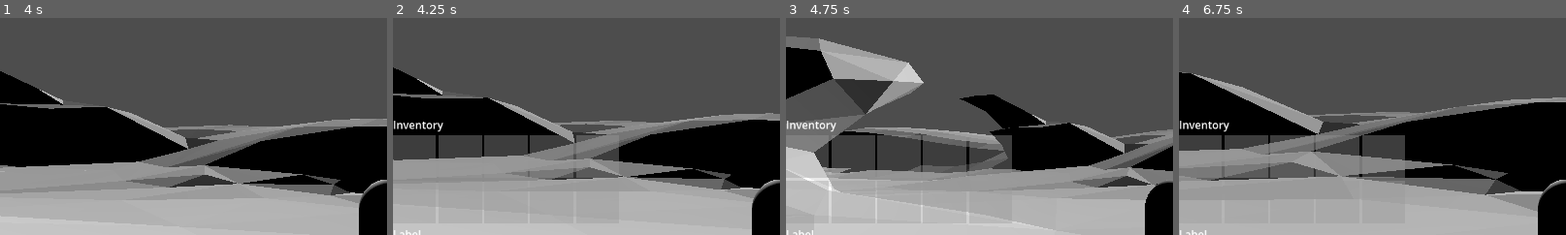
Above: before the commit, frames 1-4 (left to right).
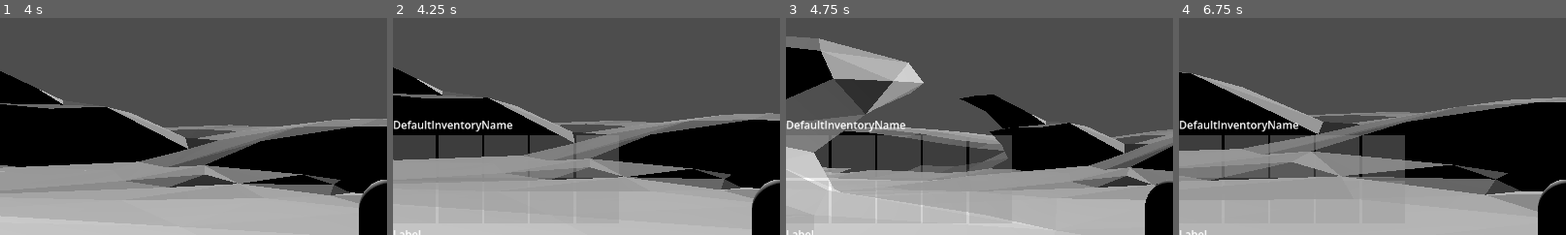
Above: after the commit, the same moments.

Repository: FyX0X/firkx-game-jam
Game: Godot game, scene res://main.tscn
Two runs of this game, one before a commit and one after it. Both use one fixed random seed, a clock stepped at 60 frames per second and the inputs below.
Inputs (mouse positions are % of the whole screen's width and height, from its top left):
- Up to frame 1 (4 s): tap Enter at 0.5 s; move the mouse to (55, 50) at 0.52 s; hold W (forward) from 0.53 s (still down); tap E (interact) at 0.6, 1.55, 2.1, 2.85 s; tap Space (jump) at 0.77, 0.8, 1.07, 1.35, 1.52, 1.82, 2.3, 3.02, 3.32, 3.6, 3.77 s; move the mouse to (45, 50) at 1.27 s; move the mouse to (52, 48) at 2.02 s; move the mouse to (49, 52) at 2.77 s; move the mouse to (57, 51) at 3.52 s
- Up to frame 2 (4.25 s): keep holding W (forward); tap Space (jump) at 4.07 s; tap Tab (inventory) at 4.15 s
- Up to frame 3 (4.75 s): keep holding W (forward); move the mouse to (42, 49) at 4.27 s; tap E (interact) at 4.35 s; tap Space (jump) at 4.52 s
- Up to frame 4 (6.75 s): tap Space (jump) at 4.82, 5.3, 5.85, 6.02, 6.32 s; move the mouse to (51, 50) at 5.02 s; tap E (interact) at 5.1, 6.05, 6.6 s; move the mouse to (46, 48) at 5.77 s; release W (forward) at 5.78 s; hold D (right) 5.78-6.53 s; move the mouse to (55, 50) at 6.52 s; hold W (forward) from 6.53 s (still down)
The pictures show only the part of the screen within x 0-50%, y 13-63%; the shares and areas given below are measured in that part.

Frame 1 is identical in both runs. In frame 2, 0.8% of the frame differs, in the area x 0-31%, y 47-53%; in frame 3, 0.7%; in frame 4, 0.8%.
Error after the commit: Invalid call. Nonexistent function 'is_open' in base 'Control (InventoryHUD)'. (res://main.gd:28)

Commit message:
added interaction still WIP

Diff:
--- a/Buildings/buildings.tscn
+++ b/Buildings/buildings.tscn
@@ -10,7 +10,7 @@
 [sub_resource type="StandardMaterial3D" id="StandardMaterial3D_mti6b"]
 albedo_color = Color(1, 0.23529412, 1, 1)
 
-[node name="Buildings" type="StaticBody3D" unique_id=243835565]
+[node name="Buildings" type="StaticBody3D" unique_id=243835565 groups=["interactable"]]
 script = ExtResource("1_ocqis")
 
 [node name="CollisionShape3D" type="CollisionShape3D" parent="." unique_id=63273900]
--- /dev/null
+++ b/HUD/hud.gd
@@ -0,0 +1,22 @@
+extends CanvasLayer
+
+@onready var popup_message: Label = $PopupMessage
+@onready var popup_timer: Timer = $PopupMessage/PopupTimer
+
+# Called when the node enters the scene tree for the first time.
+func _ready() -> void:
+	pass
+
+
+# Called every frame. 'delta' is the elapsed time since the previous frame.
+func _process(delta: float) -> void:
+	pass
+
+func show_popup_message(message: String, time: float = -1) -> void:
+	popup_message.text = message
+	if (time > 0):
+		popup_timer.start(time)
+
+
+func clear_popup_message() -> void:
+	popup_message.text = ""
--- a/HUD/hud.tscn
+++ b/HUD/hud.tscn
@@ -1,9 +1,11 @@
 [gd_scene format=3 uid="uid://dqbniuv054ai1"]
 
 [ext_resource type="PackedScene" uid="uid://s6v8ha85bmj1" path="res://UI/debug_panel.tscn" id="1_h61sl"]
+[ext_resource type="Script" uid="uid://cinlkav6p42d3" path="res://HUD/hud.gd" id="1_yu8mg"]
 [ext_resource type="PackedScene" uid="uid://c5x8h2rgp4iwv" path="res://UI/inventory_hud.tscn" id="2_mi5n8"]
 
 [node name="HUD" type="CanvasLayer" unique_id=1757733813]
+script = ExtResource("1_yu8mg")
 
 [node name="DebugPanel" parent="." unique_id=157777416 instance=ExtResource("1_h61sl")]
 anchors_preset = 1
@@ -12,3 +14,12 @@
 grow_horizontal = 0
 
 [node name="InventoryHUD" parent="." unique_id=1233354875 instance=ExtResource("2_mi5n8")]
+
+[node name="PopupMessage" type="Label" parent="." unique_id=793503565]
+offset_right = 40.0
+offset_bottom = 23.0
+
+[node name="PopupTimer" type="Timer" parent="PopupMessage" unique_id=1536493230]
+one_shot = true
+
+[connection signal="timeout" from="PopupMessage/PopupTimer" to="." method="clear_popup_message"]
--- a/Inventory/inventory.gd
+++ b/Inventory/inventory.gd
@@ -5,7 +5,8 @@
 signal item_removed(item_id: String, amount: int)
 signal inventory_changed
 
-@export var capacity: int = 20  # max number of distinct stacks
+@export var inventory_name: String = "DefaultInventoryName"
+@export var capacity: int = 10  # max number of distinct stacks
 
 # { "iron": 12, "coal": 5, ... }
 var _items: Dictionary = {}
--- a/Player/player.gd
+++ b/Player/player.gd
@@ -1,14 +1,35 @@
 class_name Player
 extends CharacterBody3D
 
+signal interacted(target: Node)
+signal interaction_target_changed(target: Node)  # null when nothing in sight
+var _current_target: Node = null
+
+@export var speed = 5.0
+@export var jump_velocity = 4.5
+@export var mouse_sensitivity: float = 0.003
+
 @onready var inventory: Inventory = $Inventory
+@onready var raycast: RayCast3D = $RayCast3D
 
-const SPEED = 5.0
-const JUMP_VELOCITY = 4.5
-@export var mouse_sensitivity: float = 0.003
 
 func _ready() -> void:
 	Input.mouse_mode = Input.MOUSE_MODE_CAPTURED
+
+func _process(_delta):
+	if raycast.is_colliding():
+		var interactable = raycast.get_collider()
+		if interactable != null and interactable.is_in_group("interactable"):
+			if interactable != _current_target:
+				_current_target = interactable
+				interaction_target_changed.emit(_current_target)
+			return
+
+	if _current_target != null:
+		_current_target = null
+		interaction_target_changed.emit(null)
+
+
 
 func _physics_process(delta: float) -> void:
 	# Add the gravity.
@@ -17,18 +38,18 @@
 
 	# Handle jump.
 	if Input.is_action_just_pressed("jump") and is_on_floor():
-		velocity.y = JUMP_VELOCITY
+		velocity.y = jump_velocity
 
 	# Get the input direction and handle the movement/deceleration.
 	# As good practice, you should replace UI actions with custom gameplay actions.
 	var input_dir := Input.get_vector("left", "right", "forward", "backward")
 	var direction := (transform.basis * Vector3(input_dir.x, 0, input_dir.y)).normalized()
 	if direction:
-		velocity.x = direction.x * SPEED
-		velocity.z = direction.z * SPEED
+		velocity.x = direction.x * speed
+		velocity.z = direction.z * speed
 	else:
-		velocity.x = move_toward(velocity.x, 0, SPEED)
-		velocity.z = move_toward(velocity.z, 0, SPEED)
+		velocity.x = move_toward(velocity.x, 0, speed)
+		velocity.z = move_toward(velocity.z, 0, speed)
 
 	move_and_slide()
 
--- a/Player/player.tscn
+++ b/Player/player.tscn
@@ -24,3 +24,5 @@
 [node name="Camera3D" type="Camera3D" parent="SpringArm3D" unique_id=2076138250]
 
 [node name="Inventory" parent="." unique_id=1803995424 instance=ExtResource("2_4ntmi")]
+
+[node name="RayCast3D" type="RayCast3D" parent="." unique_id=167313293]
--- a/UI/inventory_hud.gd
+++ b/UI/inventory_hud.gd
@@ -20,16 +20,15 @@
 	right_ui.slot_dropped.connect(_on_slot_dropped)
 	hide()
 
-func open_single(inv: Inventory, label: String = "Inventory") -> void:
-	left_ui.setup(inv, label)
+func open_single(inv: Inventory) -> void:
+	left_ui.setup(inv)
 	right_ui.hide()
 	left_ui.show()
 	show()
 
-func open_transfer(left_inv: Inventory, right_inv: Inventory,
-		left_label: String = "Player", right_label: String = "Chest") -> void:
-	left_ui.setup(left_inv, left_label)
-	right_ui.setup(right_inv, right_label)
+func open_transfer(left_inv: Inventory, right_inv: Inventory) -> void:
+	left_ui.setup(left_inv)
+	right_ui.setup(right_inv)
 	left_ui.show()
 	right_ui.show()
 	show()
--- a/UI/inventory_ui.gd
+++ b/UI/inventory_ui.gd
@@ -16,11 +16,11 @@
 		slot.slot_clicked.connect(_on_slot_clicked.bind(slot))
 	hide()
 
-func setup(target: Inventory, label: String = "Inventory") -> void:
+func setup(target: Inventory) -> void:
 	inventory = target
 	inventory.inventory_changed.connect(_on_inventory_changed)
 	if title_label:
-		title_label.text = label
+		title_label.text = target.inventory_name
 	refresh()
 
 func refresh():
--- a/main.gd
+++ b/main.gd
@@ -6,8 +6,8 @@
 
 # Called when the node enters the scene tree for the first time.
 func _ready() -> void:
-	pass # Replace with function body.
-
+	player.interacted.connect(_on_player_interacted)
+	player.interaction_target_changed.connect(_on_interaction_target_changed)
 
 # Called every frame. 'delta' is the elapsed time since the previous frame.
 func _process(delta: float) -> void:
@@ -23,3 +23,22 @@
 
 	if event.is_action_pressed("inventory"):
 		inventory_hud.open_single(player.get_inventory())
+
+	if event.is_action_pressed("inventory"):
+		if inventory_hud.is_open():
+			inventory_hud.close()
+		else:
+			inventory_hud.open_single(player.get_inventory())
+
+
+func _on_player_interacted(target: Node) -> void:
+	if target.has_method("get_inventory"):
+		inventory_hud.open_transfer(player.get_inventory(), target.get_inventory())
+	elif target.has_method("interact"):
+		target.interact(player)
+
+func _on_interaction_target_changed(target: Node) -> void:
+	if target:
+		hud_layer.show_popup_message("Press E to Interact")
+	else:
+		hud_layer.clear_popup_message
Not shown, added: HUD/hud.gd.uid
